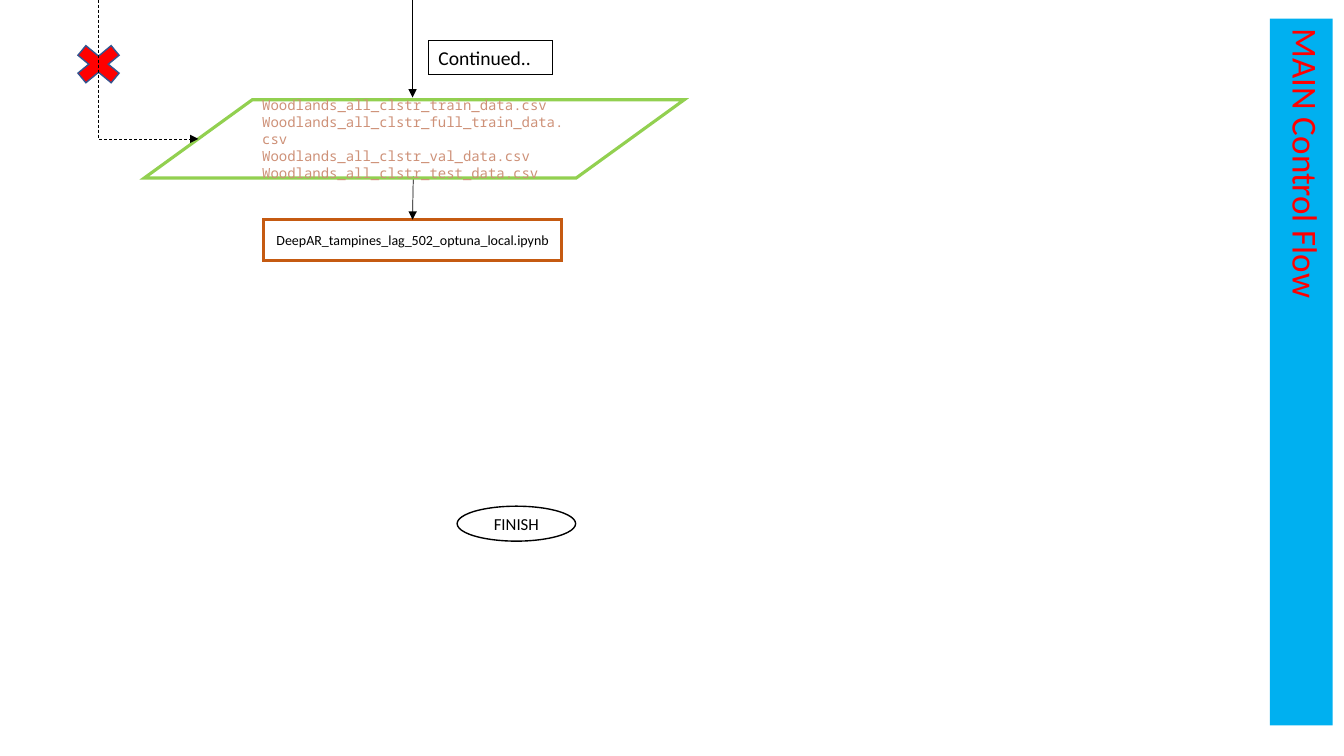
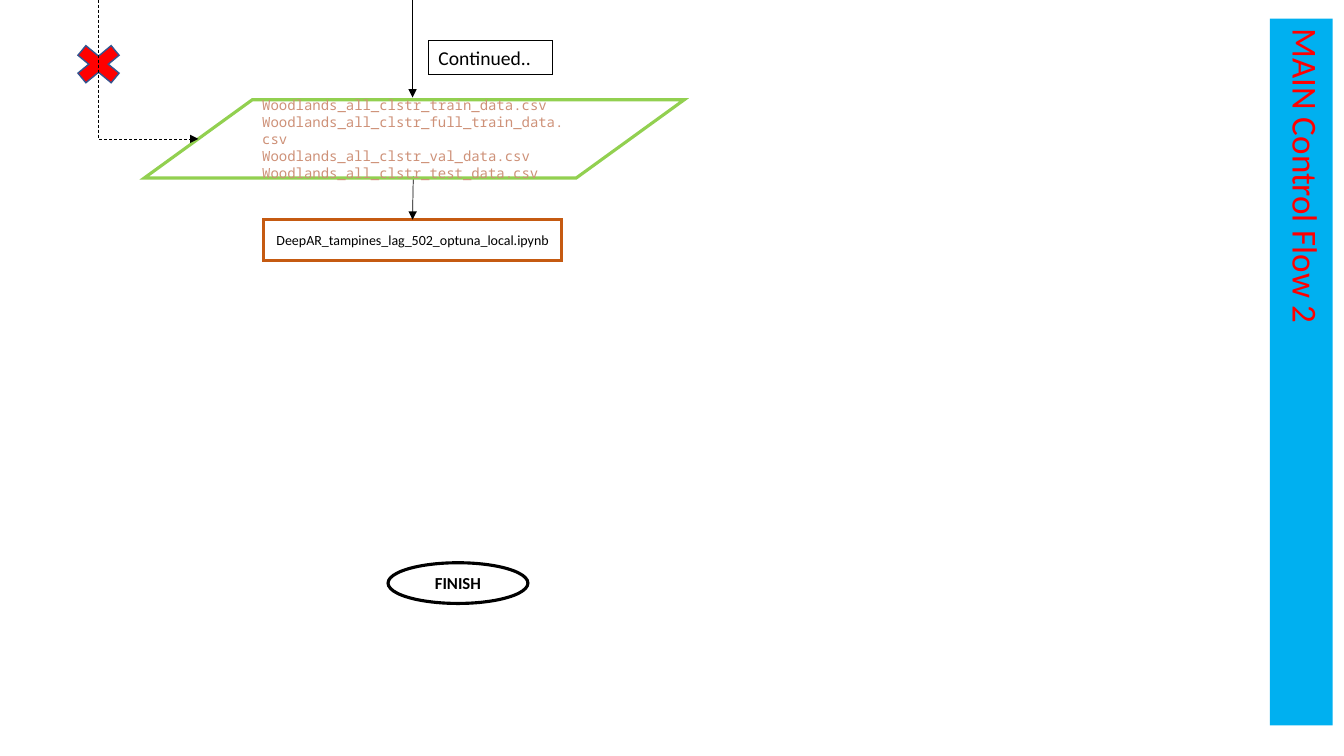
Before and after one commit to JosePeeterson/DeepAR_demand_prediction, a slide deck: slide 4 of Rental_Fleet_Demand_Forecast/docs/read_me/SW_control_flow_master_branch.pptx. Drawn at 1344x756 pixels with LibreOffice and Linux fonts; fonts in the diff are those of the drawing. Boxes give left, top, right and bottom in pixels: in the first picture for what was removed or moved away, otherwise in the second. Text is boxed around its words. In the diff, an @@ line names an element or a change of style, - is before the commit and + after.

```diff
--- a/Rental_Fleet_Demand_Forecast/docs/read_me/SW_control_flow_master_branch.pptx
+++ b/Rental_Fleet_Demand_Forecast/docs/read_me/SW_control_flow_master_branch.pptx
@@ text in rectangle at [1283, 37, 1326, 322]: text changed @@
-MAIN Control Flow
+MAIN Control Flow 2
@@ ellipse "FINISH": place and size @@
-ellipse "FINISH" at [458, 506, 577, 541]
+ellipse "FINISH" at [388, 563, 528, 603]
@@ ellipse "FINISH" at [388, 563, 528, 603]: bold on; outline #000000 1 pt to #000000 2.25 pt @@
```
Also in this commit, not shown: 2 other slides changed, 1 slide added, 1 slide removed, 14 other files.
